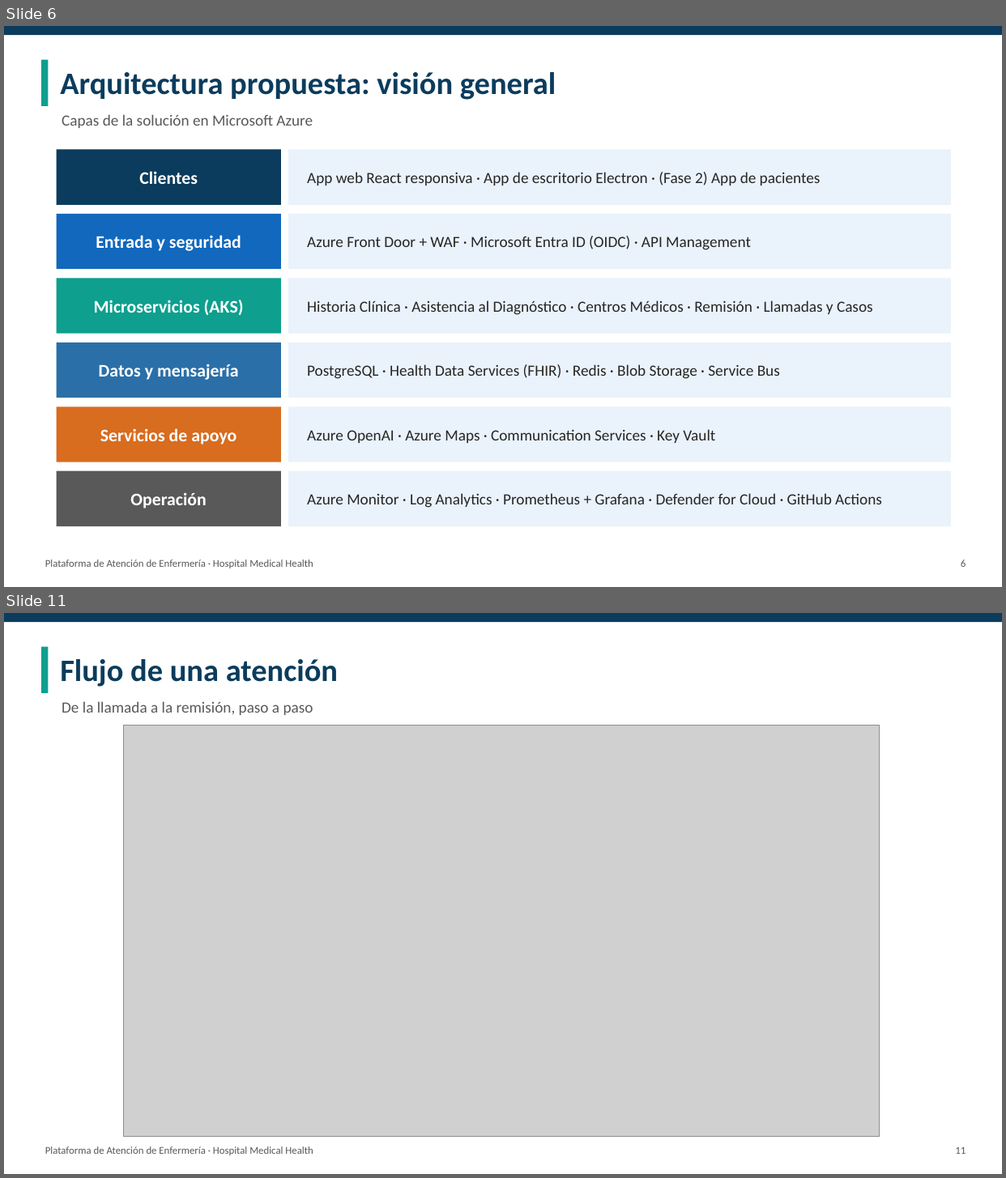
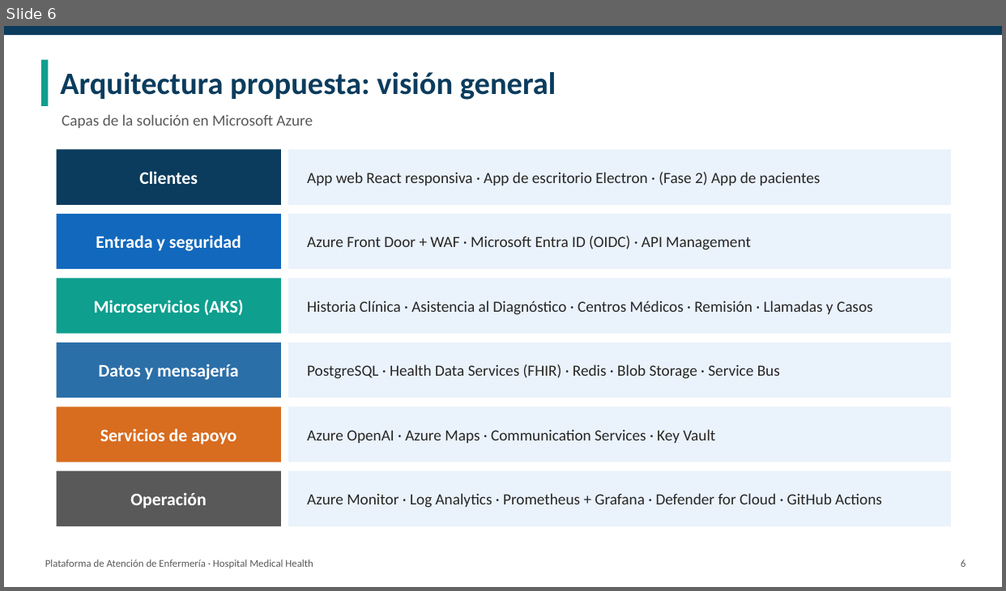
Before and after one commit to Jordy-Lv/medical-health-cloud-architecture, a slide deck: presentacion/Presentacion_Medical_Health.pptx. Shown one above the other, each under a label of ours: slides 6 and 11 before the commit, slide 6 after it; the slides between them are not shown. The pictures are 1006x1178 and 1006x591 pixels, drawn with LibreOffice and Linux fonts; fonts in the diff are those of the drawing; grey boxes stand for pictures. Boxes give left, top, right and bottom in pixels: in the first picture for what was removed or moved away, otherwise in the second. Text is boxed around its words. In the diff, an @@ line names an element or a change of style, - is before the commit and + after.

```diff
--- a/presentacion/Presentacion_Medical_Health.pptx
+++ b/presentacion/Presentacion_Medical_Health.pptx
@@ slide 11 removed at (4, 613, 1002, 1174), background #FFFFFF @@
@@ rectangle removed at (4, 613, 1002, 622) @@
@@ rectangle removed at (41, 647, 49, 693) @@
@@ text removed at (60, 659, 338, 687) @@
-Flujo de una atención
@@ text removed at (62, 701, 313, 715) @@
-De la llamada a la remisión, paso a paso
@@ picture removed at (124, 726, 880, 1137) @@
@@ text removed at (45, 1147, 313, 1156) @@
-Plataforma de Atención de Enfermería · Hospital Medical Health
@@ text removed at (955, 1148, 965, 1154) @@
-11
```
Also in this commit, not shown: 14 slides changed, 4 slides added, 1 other slide removed.
